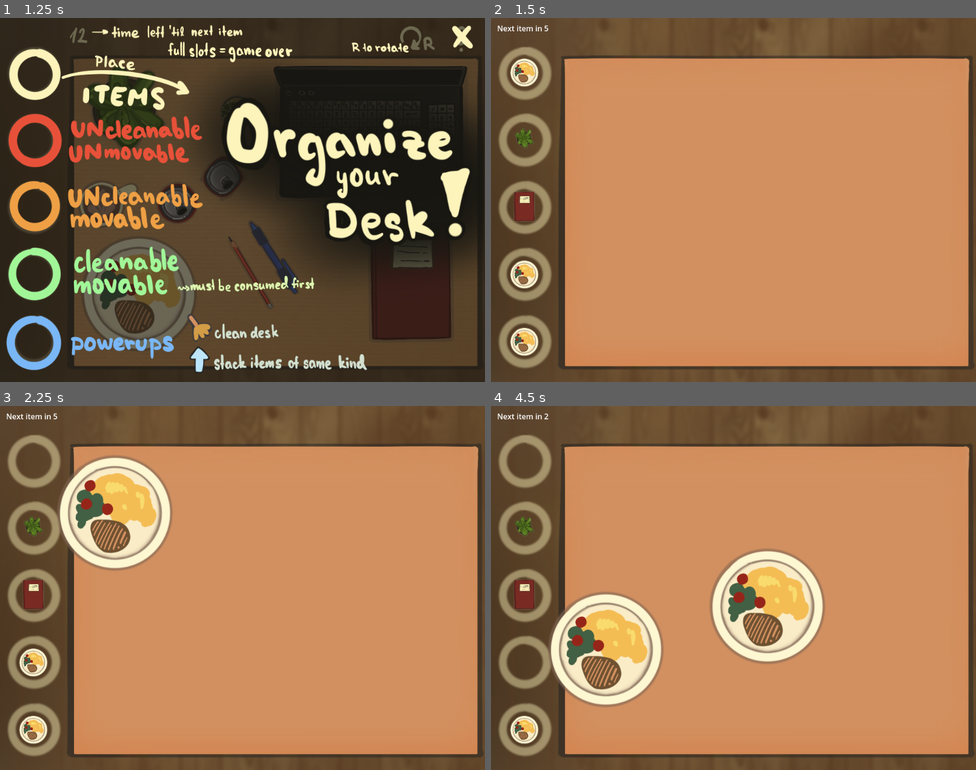
Above: before the commit, frames 1-4 (two rows, left to right).
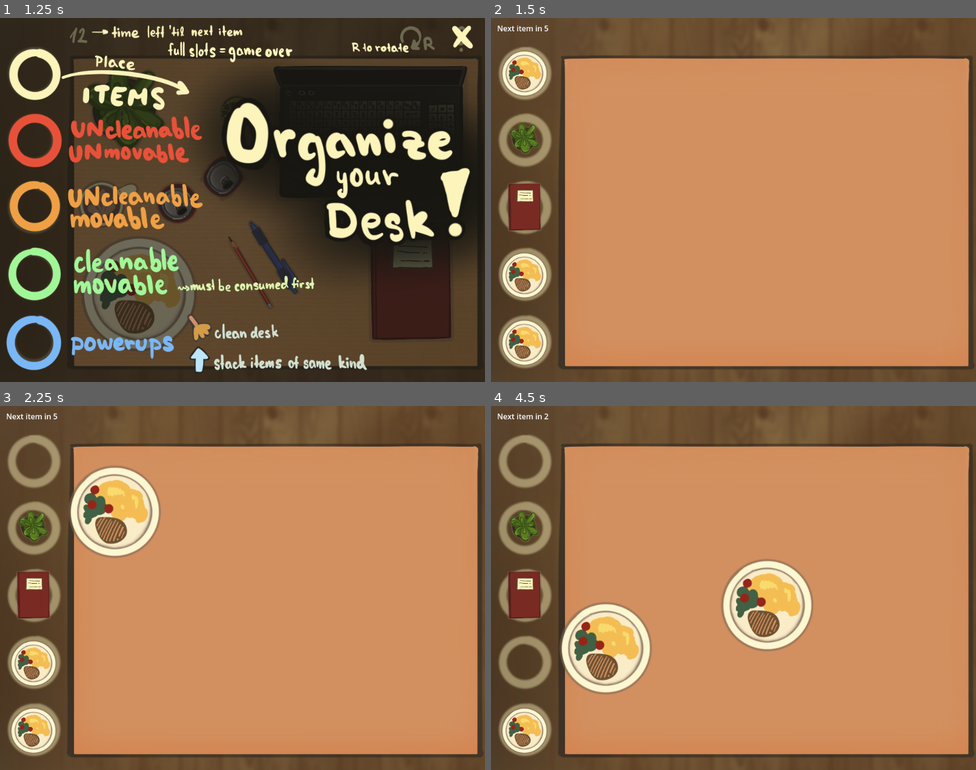
Above: after the commit, the same moments.

Repository: Nekaque/GJTraining
Game: Godot game, scene res://scenes/menu.tscn
The game is run twice, just before and just after one commit, with the same random seed, the same clock (stepped at 60 frames per second) and the same inputs.
Inputs (mouse positions are in pixels of both pictures, inside the frame that each line leads up to):
- Up to frame 1 (1.25 s): click (242, 167) at 0.5 s
- Up to frame 2 (1.5 s): click (951, 36) at 1.25 s
- Up to frame 3 (2.25 s): tap Enter at 2 s; drag from (33, 460) to (276, 598) at 2.02 s
- Up to frame 4 (4.5 s): tap Space at 2.75 s; drag from (524, 526) to (767, 598) at 2.77 s; move the mouse to (524, 595) at 3.52 s; press the mouse at (524, 595) at 3.53 s; release the mouse at (524, 595) at 4.25 s; tap Enter at 4.25 s; drag from (524, 660) to (767, 606) at 4.27 s

Frame 1 is identical in both runs. In frame 2, 3.1% of the frame differs, in the area x 2-12%, y 9-96%; in frame 3, 6.3%; in frame 4, 9.6%, in the area x 2-69%, y 28-96%.

Commit message:
good export to web gl

Diff:
--- a/scripts/item.gd
+++ b/scripts/item.gd
@@ -34,7 +34,7 @@
 
 func setup(i, num):
 	_ready()
-	global_scale = Vector2(0.25,0.25)
+	global_scale = Vector2(0.4,0.4)
 	sprite.animation = animations[num]
 	for collider in colliders: collider.disabled = true
 	colliders[num].disabled = false
--- a/scripts/main.gd
+++ b/scripts/main.gd
@@ -20,7 +20,7 @@
 	get_tree().paused = Coll.tutorial
 
 func generate():
-	scale = Vector2(1,1)
+	scale = Vector2(0.8, 0.8)
 	time = 5
 	score = 0
 	for i in len(occupied): create_item(i)
@@ -74,7 +74,7 @@
 		elif dragging:
 			if Coll.collisions >= 1 or !dragging.on_table:
 				dragging.position = dragging.init_pos
-				if (dragging.from >= 0): dragging.global_scale = Vector2(0.25,0.25)
+				if (dragging.from >= 0): dragging.global_scale = Vector2(0.4,0.4)
 				dragging = null
 			else:
 				dragging.init_pos = dragging.position
Not shown, changed: export_presets.cfg
